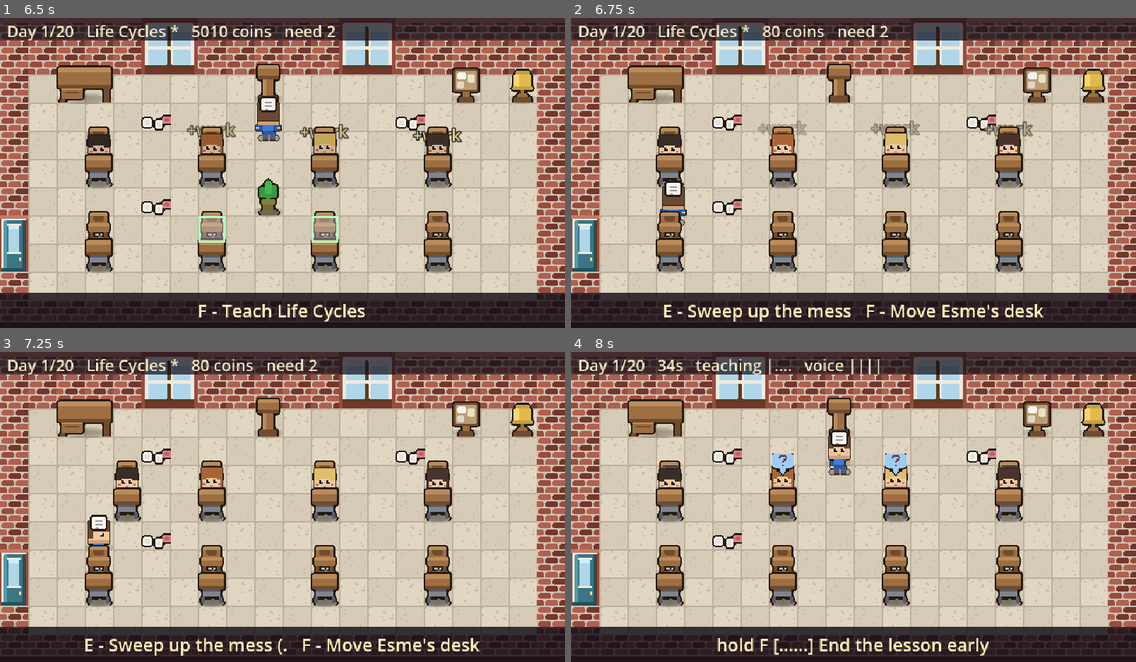
Above: before the commit, frames 1-4 (two rows, left to right).
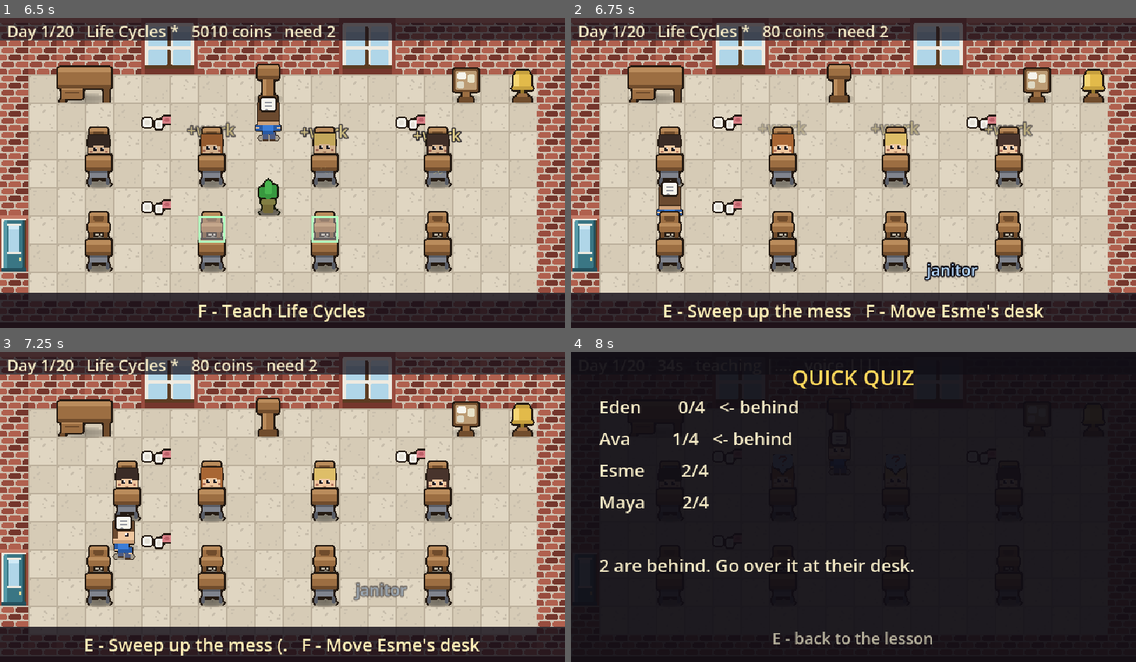
Above: after the commit, the same moments.

Repository: Mbottega16/EduSystem
Game: Godot game, scene res://tests/run.tscn
The game is run twice, just before and just after one commit, with the same random seed, the same clock (stepped at 60 frames per second) and the same inputs. This scene is started directly instead of the project's main scene.
Inputs (mouse positions are in pixels of both pictures, inside the frame that each line leads up to):
- Up to frame 1 (6.5 s): tap Enter at 0.5 s; move the mouse to (406, 157) at 0.52 s; hold D (move_right) 0.53-1.25 s; tap R (autopilot) at 0.6, 5.1 s; click (406, 157) at 0.67 s; tap Space at 0.77, 1.07, 3.77, 3.8, 4.07, 5.75 s; tap I (dashboard) at 0.8, 5.3 s; drag from (169, 188) to (322, 188) at 1.27 s; move the mouse to (339, 104) at 2.02 s; hold D (move_right) 2.03-2.75 s; tap E (interact) at 2.1 s; tap F (manage) at 2.3 s; drag from (254, 235) to (101, 188) at 2.77 s; move the mouse to (452, 219) at 3.52 s; hold A (move_left) 3.53-4.25 s; tap J at 3.6 s; tap Escape (cancel) at 4.15 s; drag from (113, 126) to (322, 188) at 4.27 s; move the mouse to (310, 173) at 5.02 s; hold S (move_down) 5.03-5.75 s; click (310, 173) at 5.17 s; drag from (197, 95) to (214, 188) at 5.77 s
- Up to frame 2 (6.75 s): move the mouse to (977, 157) at 6.52 s; hold W (move_up) from 6.53 s (still down); tap I (dashboard) at 6.6 s
- Up to frame 3 (7.25 s): keep holding W (move_up); tap Space at 6.77, 7.07 s; tap F (manage) at 6.8 s
- Up to frame 4 (8 s): release W (move_up) at 7.25 s; drag from (740, 522) to (582, 606) at 7.27 s

Frame 1 is identical in both runs. In frame 2, 0.6% of the frame differs, in the area x 15-73%, y 52-85%; in frame 3, 1.3%; in frame 4, 88%, in the area x 0-100%, y 0-98%.

Commit message:
A janitor to hire alongside the aide, and levels for both
User request: "make it so you can hire an aide and janitor, and give
them energy levels you can level up". The aide already existed; this
adds the janitor next to it, plus a shared levelling system for both
("energy levels" -> a level that makes them faster, per the design
questions this session opened with).

JANITOR (scripts/interact/mess.gd, scripts/world/classroom.gd,
Game.set_janitor/tick_janitor): same shape as the aide, one door over --
hire for a cost, pay a daily wage, and they act on a timer whether or not
you're watching. Where the aide collects finished work during a lesson,
the janitor cleans the room's own daily mess (mess_trash/mess_spill)
automatically -- one piece per interval, in ANY phase, since mess itself
isn't lesson-gated either. mess.gd gained auto_complete(), which pays the
same coin tip and does the same whole-prop removal a manual clean does,
just without the mash.

LEVELLING (Balance.staff_level_max/level_cost_base/level_cost_growth/
speedup_per_level, room_upkeep's neighbour "staff_levels" in
balance.json; Game.level_up_staff()/aide_interval()/janitor_interval()/
staff_level_cost()): once hired, E on their row again spends coins to
raise their level (capped at staff_level_max), which shortens their own
interval by a compounding speedup_per_level fraction -- same rising-cost
shape the room-expansion system already uses. Letting a hired helper go
is now a SEPARATE key (move_left, not E) precisely so the mash-to-hire/
level button can never fire somebody by accident -- and letting them go
loses the level you paid for, a real cost to firing rather than a free
undo.

hud.gd: the staff room's aide row became a shared _staff_row() renderer
for both aide and janitor, with level dots alongside the wage; every row
index after them (perks) shifted by one to make room.

Two real bugs the suite caught before landing:
- a test asserting the coin payout captured `coins_before` BEFORE hiring
  spent the hire cost, not after -- off by exactly janitor_cost. The
  product code was right; the test's own bookkeeping was wrong.
- none in the shipped feature itself, but the pre-existing "E again lets
  them go" test needed a real rewrite, not a patch, since that keybind's
  MEANING changed (fire -> level up) and firing moved to a different key
  entirely.

Run Tests.bat: 1189 assertions, all green (was 1166) -- 23 new, covering
hire/afford-check/interval-speedup/cap/fire-resets-level for both roles,
the janitor acting outside a lesson, wage upkeep, and a full classroom
integration test (world._spawn_mess() + a hired janitor actually removes
a real mess node with no E press). check_balance.py: 31 sections, every
staff_levels/janitor key read. check_docs.py: 273/273. Simulate a Term:
contract unmoved. Screenshotted the real staff room: both rows and their
prices fit the 11-row panel budget with room to spare.

Co-Authored-By: Claude Sonnet 5 <noreply@anthropic.com>

Diff:
--- a/data/balance.json
+++ b/data/balance.json
@@ -768,6 +768,19 @@
     "daily_wage": 18,
     "collect_seconds": 2.2
   },
+  "janitor": {
+    "_note": "Same shape as the aide, one door over: hired in the staff room, paid every day, and they clean the room's own daily mess (mess.gd) FOR you -- one piece per interval, any time of day, not lesson-gated like the aide, because mess isn't either. Same legwork/judgement line: there is no judgement in a spill, so there is nothing here hiring somebody out of.",
+    "hire_cost": 220,
+    "daily_wage": 15,
+    "clean_seconds": 3.0
+  },
+  "staff_levels": {
+    "_note": "Both the aide and the janitor can be trained up once hired -- E on their row again spends coins to raise their level, which shortens their own interval (collect_seconds / clean_seconds). Same rising-cost-per-level shape as buying a bigger room. Capped at max_level so a levelled aide is faster, never instant.",
+    "max_level": 5,
+    "level_cost_base": 40,
+    "level_cost_growth": 1.6,
+    "speedup_per_level": 0.15
+  },
   "school": {
     "_note": "Rooms you do not stand in. A delegated room is RESOLVED BY RUNNING THE LESSON with a hired teacher's poli …(229 unchanged characters)…
     "_furniture_note": "A delegated room's furniture is bought as a LEVEL rather than placed tile by tile. Placing furniture is a spatial puzzle about range, and the puzzle is only interesting in a room you can see. Buying the outcome is honest about that.",
--- a/scripts/autoload/game.gd
+++ b/scripts/autoload/game.gd
@@ -425,6 +425,10 @@
 	teaching = false
 	has_aide = false
 	_aide_timer = 0.0
+	aide_level = 1
+	has_janitor = false
+	_janitor_timer = 0.0
+	janitor_level = 1
 	test_active = false
 	voice = 1.0
 	last_inspection = {}
@@ -1340,6 +1344,17 @@
 var has_aide: bool = false
 ## Seconds until the aide reaches the next finished desk.
 var _aide_timer: float = 0.0
+## 1..Balance.staff_level_max. Each level shortens aide_interval() by
+## Balance.staff_speedup_per_level, compounding -- see aide_interval().
+var aide_level: int = 1
+
+## Have you hired a janitor? Same shape as the aide, one door over: they
+## clean the room's own daily mess (mess.gd) for you, one piece per
+## interval, any time of day rather than only during a lesson -- mess
+## itself isn't lesson-gated, so neither is this.
+var has_janitor: bool = false
+var _janitor_timer: float = 0.0
+var janitor_level: int = 1
 
 # --- consumables -------------------------------------------------------
 ## A treat for TODAY, bought at the noticeboard rather than placed in the
@@ -1392,6 +1407,9 @@
 	consumables_used_today.clear()
 
 signal aide_hired(on: bool)
+signal janitor_hired(on: bool)
+## `which` is "aide" or "janitor".
+signal staff_leveled(which: String, level: int)
 
 var attention: float = 0.0
 ## Whether the teacher is teaching RIGHT NOW, for the animation and the HUD.
@@ -1488,6 +1506,8 @@
 			return "You cannot afford an aide."
 	has_aide = on
 	_aide_timer = 0.0
+	if not on:
+		aide_level = 1   # letting them go loses the training you paid for
 	aide_hired.emit(has_aide)
 	return ""
 
@@ -1504,12 +1524,91 @@
 	_aide_timer -= delta
 	if _aide_timer > 0.0:
 		return null
-	_aide_timer = Balance.aide_collect
+	_aide_timer = aide_interval()
 	for s: StudentData in roster:
 		if s.has_work_to_collect():
 			s.collect_work()
 			return s
 	return null
+
+
+## How long between the aide's collections, right now. Level 1 is
+## Balance.aide_collect unchanged; each level above that compounds a
+## Balance.staff_speedup_per_level reduction, so a levelled aide gets
+## faster without ever hitting zero.
+func aide_interval() -> float:
+	Balance.ensure_loaded()
+	return Balance.aide_collect \
+		* pow(1.0 - Balance.staff_speedup_per_level, aide_level - 1)
+
+
+func janitor_interval() -> float:
+	Balance.ensure_loaded()
+	return Balance.janitor_clean \
+		* pow(1.0 - Balance.staff_speedup_per_level, janitor_level - 1)
+
+
+## Coins to raise EITHER staff member from `level` to `level + 1`. Same
+## rising-cost shape Grid expansion already uses, just base/growth read
+## from balance.json's staff_levels instead of school.room_cost*.
+func staff_level_cost(level: int) -> int:
+	Balance.ensure_loaded()
+	return int(round(Balance.staff_level_cost_base
+		* pow(Balance.staff_level_cost_growth, level - 1)))
+
+
+## `which` is "aide" or "janitor". Returns "" on success or why not.
+func level_up_staff(which: String) -> String:
+	Balance.ensure_loaded()
+	var hired: bool = has_aide if which == "aide" else has_janitor
+	if not hired:
+		return "Hire one first."
+	var level: int = aide_level if which == "aide" else janitor_level
+	if level >= Balance.staff_level_max:
+		return "Already fully trained."
+	if not spend(staff_level_cost(level)):
+		return "You cannot afford that."
+	level += 1
+	if which == "aide":
+		aide_level = level
+	else:
+		janitor_level = level
+	staff_leveled.emit(which, level)
+	return ""
+
+
+## Hire, or let go. Returns "" on success or why not.
+func set_janitor(on: bool) -> String:
+	Balance.ensure_loaded()
+	if on == has_janitor:
+		return "Nothing to change."
+	if on:
+		if not spend(Balance.janitor_cost):
+			return "You cannot afford a janitor."
+	has_janitor = on
+	_janitor_timer = 0.0
+	if not on:
+		janitor_level = 1
+	janitor_hired.emit(has_janitor)
+	return ""
+
+
+## The janitor works the room at any time of day -- mess isn't
+## lesson-gated, so neither is this, unlike tick_aide().
+##
+## Unlike the aide, Game does not own the room's mess list (that is
+## classroom.gd's), so this only answers the timing question: true means
+## "clean whatever is closest to hand right now", and the caller (which
+## does own the list) decides what that means.
+func tick_janitor(delta: float) -> bool:
+	Balance.ensure_loaded()
+	if not has_janitor:
+		return false
+	_janitor_timer -= delta
+	if _janitor_timer > 0.0:
+		return false
+	_janitor_timer = janitor_interval()
+	return true
 
 
 ## Feed or drain the class's attention. `at_front` is whether the teacher is
@@ -1691,6 +1790,8 @@
 	# rather than a purchase you make once and forget about.
 	if has_aide:
 		upkeep += Balance.aide_wage
+	if has_janitor:
+		upkeep += Balance.janitor_wage
 	# every teacher you employ, every day, taught or not
 	upkeep += wage_bill()
 	coins = maxi(0, coins - upkeep)
@@ -1993,6 +2094,9 @@
 		"term": term,
 		"specialism": specialism,
 		"has_aide": has_aide,
+		"aide_level": aide_level,
+		"has_janitor": has_janitor,
+		"janitor_level": janitor_level,
 		"chosen_lesson": chosen_lesson,
 		"assignment": assignment,
 		"term_history": term_history,
@@ -2039,6 +2143,9 @@
 	term = int(d.get("term", 1))
 	specialism = String(d.get("specialism", ""))
 	has_aide = bool(d.get("has_aide", false))
+	aide_level = int(d.get("aide_level", 1))
+	has_janitor = bool(d.get("has_janitor", false))
+	janitor_level = int(d.get("janitor_level", 1))
 	chosen_lesson = String(d.get("chosen_lesson", ""))
 	assignment = d.get("assignment", {}).duplicate()
 	run_over = bool(d.get("run_over", false))
--- a/scripts/data/balance.gd
+++ b/scripts/data/balance.gd
@@ -96,6 +96,17 @@
 static var aide_wage: int = 18
 static var aide_collect: float = 2.2
 
+# --- the janitor -----------------------------------------------------------
+static var janitor_cost: int = 220
+static var janitor_wage: int = 15
+static var janitor_clean: float = 3.0
+
+# --- levelling the aide/janitor up ----------------------------------------
+static var staff_level_max: int = 5
+static var staff_level_cost_base: int = 40
+static var staff_level_cost_growth: float = 1.6
+static var staff_speedup_per_level: float = 0.15
+
 # --- autopilot -----------------------------------------------------------
 static var auto_speed: float = 1.35
 static var auto_arrive: int = 1
@@ -324,6 +335,17 @@
 	aide_wage = int(ai.get("daily_wage", aide_wage))
 	aide_collect = float(ai.get("collect_seconds", aide_collect))
 
+	var ja: Dictionary = d.get("janitor", {})
+	janitor_cost = int(ja.get("hire_cost", janitor_cost))
+	janitor_wage = int(ja.get("daily_wage", janitor_wage))
+	janitor_clean = float(ja.get("clean_seconds", janitor_clean))
+
+	var sl: Dictionary = d.get("staff_levels", {})
+	staff_level_max = int(sl.get("max_level", staff_level_max))
+	staff_level_cost_base = int(sl.get("level_cost_base", staff_level_cost_base))
+	staff_level_cost_growth = float(sl.get("level_cost_growth", staff_level_cost_growth))
+	staff_speedup_per_level = float(sl.get("speedup_per_level", staff_speedup_per_level))
+
 	var ap: Dictionary = d.get("autopilot", {})
 	auto_speed = float(ap.get("speed_multiplier", auto_speed))
 	auto_arrive = int(ap.get("arrive_tiles", auto_arrive))
--- a/scripts/interact/mess.gd
+++ b/scripts/interact/mess.gd
@@ -42,9 +42,18 @@
 	_presses += 1
 	Sfx.play_varied("paper")
 	used.emit(by)
-	if _presses < Balance.mess_clean_presses:
-		return
+	if _presses >= Balance.mess_clean_presses:
+		_finish()
 
+
+## The janitor does this instantly, in one go -- they don't mash E, they
+## just do the job. Same payout and the same removal as finishing it by
+## hand; only the path there differs.
+func auto_complete() -> void:
+	_finish()
+
+
+func _finish() -> void:
 	Game.add_coins(Balance.mess_clean_reward)
 	cleaned.emit(self, kind)
 	# Freeing THIS node only removed the invisible Area2D that answers E --
--- a/scripts/ui/hud.gd
+++ b/scripts/ui/hud.gd
@@ -2120,10 +2120,10 @@
 		# open the shop, and there is no useful action attached to it.
 		return Items.available_in_category(String(cats[_cat]))
 	if _shop == Shop.STAFF:
-		# The aide sits at the top of the same list as the perks, so the
-		# screen keeps ONE cursor. A second selection model on one screen is
-		# how a UI starts needing a diagram.
-		var staff: Array = ["aide"]
+		# The aide and janitor sit at the top of the same list as the
+		# perks, so the screen keeps ONE cursor. A second selection model
+		# on one screen is how a UI starts needing a diagram.
+		var staff: Array = ["aide", "janitor"]
 		staff.append_array(Progress.perk_order())
 		return staff
 	if _shop == Shop.ROOM:
@@ -2309,6 +2309,27 @@
 	return "helps %s, %s" % [strength, span]
 
 
+## One line for the aide or the janitor: hired state, level dots, wage.
+## Shared because the two are the same shape end to end -- see
+## Game.level_up_staff()'s own comment.
+func _staff_row(idx: int, label: String, hired: bool, level: int,
+		wage: int, cost: int) -> String:
+	Balance.ensure_loaded()
+	var status: String
+	if not hired:
+		status = "%d coins" % cost
+	elif level >= Balance.staff_level_max:
+		status = "hired, MAX, %d/day" % wage
+	else:
+		status = "hired, %d/day, next %d" % [wage, Game.staff_level_cost(level)]
+	var dots := ""
+	if hired:
+		dots = " " + BAR_FULL.repeat(level) + BAR_EMPTY.repeat(Balance.staff_level_max - level)
+	return "%s [color=#%s]%-17s[/color]%s [color=#%s]%s[/color]" % [
+		">" if _sel == idx else " ", C_ROOM, label, dots,
+		C_GOOD if hired else C_COIN, status]
+
+
 ## The staff-room board: what you have learned to do better.
 func _render_staff() -> Array[String]:
 	Balance.ensure_loaded()
@@ -2318,13 +2339,11 @@
 		"" if Game.perk_points_free() == 1 else "s"])
 	lines.append("")
 
-	# row 0: the aide
-	var hired: bool = Game.has_aide
-	lines.append("%s [color=#%s]%-17s[/color] [color=#%s]%s[/color]" % [
-		">" if _sel == 0 else " ", C_ROOM, "Teacher's aide",
-		C_GOOD if hired else C_COIN,
-		"hired, %d/day" % Balance.aide_wage if hired
-			else "%d coins" % Balance.aide_cost])
+	# rows 0-1: the aide and the janitor, same shape, same controls
+	lines.append(_staff_row(0, "Teacher's aide", Game.has_aide,
+		Game.aide_level, Balance.aide_wage, Balance.aide_cost))
+	lines.append(_staff_row(1, "Janitor", Game.has_janitor,
+		Game.janitor_level, Balance.janitor_wage, Balance.janitor_cost))
 
 	var order := Progress.perk_order()
 	for i in order.size():
@@ -2333,17 +2352,23 @@
 		var have := Game.perk_rank(id)
 		var cap := Progress.max_rank(id)
 		lines.append("%s %-17s [color=#%s]%s[/color]" % [
-			">" if i + 1 == _sel else " ", String(d.get("name", id)),
+			">" if i + 2 == _sel else " ", String(d.get("name", id)),
 			C_LESSON if have > 0 else DIM,
 			BAR_FULL.repeat(have) + BAR_EMPTY.repeat(cap - have)])
 	lines.append("")
-	if _sel == 0:
+	if _sel == 0 or _sel == 1:
+		var hired: bool = Game.has_aide if _sel == 0 else Game.has_janitor
+		var maxed: bool = (Game.aide_level if _sel == 0 else Game.janitor_level) \
+			>= Balance.staff_level_max
+		var blurb := "They collect finished work so you can stay at the front." \
+			if _sel == 0 else "They clean the room's mess for you, any time of day."
 		lines.append("[color=#%s]%s[/color]" % [DIM,
-			"They collect finished work so you can stay at the front."
-			if not hired else "E again to let them go."])
+			blurb if not hired
+			else ("Fully trained." if maxed else "E again to train them up a level.")
+			+ ("" if not hired else "  Left arrow to let them go.")])
 	elif not order.is_empty():
 		lines.append("[color=#%s]%s[/color]" % [DIM,
-			String(Progress.perk_def(order[_sel - 1]).get("blurb", ""))])
+			String(Progress.perk_def(order[_sel - 2]).get("blurb", ""))])
 	return lines
 
 
@@ -2704,6 +2729,14 @@
 			_sel = 0
 			Sfx.play("blip")
 			_render_catalogue()
+		elif (_shop == Shop.STAFF and (_sel == 0 or _sel == 1)
+				and Input.is_action_just_pressed("move_left")):
+			# Letting go, not levelling -- a separate key from E on purpose,
+			# so a mis-timed mash of the hire/train button can never fire
+			# somebody by accident.
+			var fe := Game.set_aide(false) if _sel == 0 else Game.set_janitor(false)
+			Sfx.play("deny" if fe != "" else "blip")
+			_render_catalogue()
 		elif Input.is_action_just_pressed("menu"):
 			_shop = (_shop + 1) % 4      # buy -> sell -> staff -> the room
 			_sel = 0
@@ -2724,10 +2757,15 @@
 				Sfx.play("deny" if e != "" else "coins")
 				_render_catalogue()
 			elif _shop == Shop.STAFF:
-				if _sel == 0:
-					# hiring, or letting them go
-					var ae := Game.set_aide(not Game.has_aide)
-					Sfx.play("deny" if ae != "" else "coins")
+				if _sel == 0 or _sel == 1:
+					var which := "aide" if _sel == 0 else "janitor"
+					var hired: bool = Game.has_aide if _sel == 0 else Game.has_janitor
+					# Not hired yet: E hires. Already hired: E trains them
+					# up a level instead -- letting them go is move_left,
+					# above, a deliberately different key.
+					var se := (Game.set_aide(true) if _sel == 0 else Game.set_janitor(true)) \
+						if not hired else Game.level_up_staff(which)
+					Sfx.play("deny" if se != "" else "coins")
 				else:
 					var err := Game.buy_perk(String(rows[_sel]))
 					Sfx.play("deny" if err != "" else "confirm")
--- a/scripts/world/classroom.gd
+++ b/scripts/world/classroom.gd
@@ -417,6 +417,15 @@
 			else:
 				lesson_auto_ended.emit(end_lesson())
 	_refresh_bubbles()
+	# The janitor, unlike the aide above, is NOT inside the LESSON-only
+	# block: mess isn't lesson-gated (see mess.gd), so cleaning it up for
+	# you shouldn't be either.
+	if Game.tick_janitor(delta) and not messes.is_empty():
+		var swept: Interactable = messes[0]
+		var at: Vector2 = swept.get_parent().global_position
+		swept.auto_complete()
+		Floater.pop(self, at + Vector2(0, -20), "janitor",
+			Color(0.72, 0.86, 1.0))
 
 
 ## The "?" over a stuck student and the finished sheet on their desk, both
--- a/tests/run.gd
+++ b/tests/run.gd
@@ -1550,6 +1550,21 @@
 		chk("the whole prop -- sprite included -- is gone, not just the "
 			+ "invisible interact area", not is_instance_valid(body))
 
+	# --- a hired janitor cleans the room on their own, no E needed ---
+	world._spawn_mess()   # a known, non-empty starting point
+	var jm_before: int = world.messes.size()
+	chk("something to clean, for the janitor to find", jm_before > 0)
+	Game.coins = 5000
+	chk("hiring a janitor", Game.set_janitor(true) == "")
+	var jcoins_before: int = Game.coins   # AFTER the hire cost, not before
+	Game._janitor_timer = 0.0   # due immediately, rather than waiting real seconds
+	await step(2)
+	chk("the janitor cleaned something without a single E press",
+		world.messes.size() < jm_before, world.messes.size())
+	chk("and it paid the same coin tip a manual clean would",
+		Game.coins == jcoins_before + Balance.mess_clean_reward, Game.coins)
+	Game.set_janitor(false)
+
 	Game.new_run(SEED)
 	await step(2)
 
@@ -4734,14 +4749,75 @@
 	chk("their wage is in the day's upkeep",
 		int(report["upkeep"]) >= Balance.aide_wage, report["upkeep"])
 
+	# --- levelling the aide up ---
+	Game.coins = 5000
+	var interval_before: float = Game.aide_interval()
+	chk("level 1 is the unmodified interval",
+		is_equal_approx(interval_before, Balance.aide_collect), interval_before)
+	var lvl_before: int = Game.coins
+	chk("levelling up costs coins and raises the level",
+		Game.level_up_staff("aide") == "" and Game.aide_level == 2,
+		Game.aide_level)
+	chk("and it costs what staff_level_cost(1) says",
+		Game.coins == lvl_before - Game.staff_level_cost(1), Game.coins)
+	chk("a levelled aide is faster, not just numbered differently",
+		Game.aide_interval() < interval_before, Game.aide_interval())
+	Game.coins = 0
+	chk("cannot afford the next level on nothing",
+		Game.level_up_staff("aide") != "")
+	Game.coins = 999999
+	for i in Balance.staff_level_max:
+		Game.level_up_staff("aide")
+	chk("levelling is capped at staff_level_max",
+		Game.aide_level == Balance.staff_level_max, Game.aide_level)
+	chk("and trying past the cap says so rather than overshooting",
+		Game.level_up_staff("aide") != "")
+
 	Game.set_aide(false)
 	chk("and you can let them go", not Game.has_aide)
+	chk("letting them go loses the training you paid for",
+		Game.aide_level == 1, Game.aide_level)
 
 	Game.save_game()
 	Game.set_aide(true)
 	Game.load_game()
 	chk("whether you have one survives a save", not Game.has_aide)
 	Game.delete_save()
+
+	# --- the janitor: same shape as the aide, one door over ---
+	Game.new_run(SEED)
+	await step(2)
+	chk("you start without a janitor either", not Game.has_janitor)
+	Game.coins = 0
+	chk("and cannot afford one on nothing", Game.set_janitor(true) != "")
+	Game.coins = Balance.janitor_cost + 10
+	chk("hiring works", Game.set_janitor(true) == "")
+	chk("and it cost what it says", Game.coins == 10, Game.coins)
+
+	# unlike the aide, this works in ANY phase -- mess isn't lesson-gated
+	Game.set_phase(Game.Phase.MORNING)
+	var acted := false
+	for i in 400:
+		if Game.tick_janitor(1.0 / 60.0):
+			acted = true
+	chk("the janitor's timer fires outside a lesson too", acted)
+
+	Game.coins = 5000
+	var jbefore: float = Game.janitor_interval()
+	chk("levelling the janitor up speeds them up the same way",
+		Game.level_up_staff("janitor") == "" and Game.janitor_level == 2
+		and Game.janitor_interval() < jbefore, Game.janitor_interval())
+
+	Game.set_phase(Game.Phase.AFTERNOON)
+	Game.coins = 5000
+	var jday_before: int = Game.coins
+	var jreport := Game.advance_day()
+	chk("the janitor's wage is in the day's upkeep too",
+		int(jreport["upkeep"]) >= Balance.janitor_wage, jreport["upkeep"])
+
+	Game.set_janitor(false)
+	chk("letting the janitor go also resets their training",
+		not Game.has_janitor and Game.janitor_level == 1, Game.janitor_level)
 
 	Game.new_run(SEED)
 	await step(2)
@@ -7098,7 +7174,8 @@
 	Game.add_teacher_xp(Balance.teacher_xp_per_level * 3)
 	await tap("menu")
 	await tap("menu")
-	# THE AIDE is row 0 of the staff room now, so the perks start at row 1.
+	# THE AIDE is row 0 and the JANITOR row 1 of the staff room now, so
+	# the perks start at row 2.
 	Game.coins = 5000
 	var coins_before: int = Game.coins
 	chk("the staff room opens on the aide", hud._sel == 0, hud._sel)
@@ -7106,9 +7183,19 @@
 	chk("E hires them", Game.has_aide)
 	chk("and it costs what it says", Game.coins == coins_before - Balance.aide_cost,
 		"%d -> %d" % [coins_before, Game.coins])
+
+	var before_level_up: int = Game.coins
 	await tap("interact")
-	chk("E again lets them go", not Game.has_aide)
-
+	chk("E again, now hired, trains them up a level instead of firing them",
+		Game.has_aide and Game.aide_level == 2, Game.aide_level)
+	chk("and that costs coins too",
+		Game.coins == before_level_up - Game.staff_level_cost(1), Game.coins)
+
+	await tap("move_left")
+	chk("move_left lets them go instead", not Game.has_aide)
+	chk("and the training is lost with them", Game.aide_level == 1, Game.aide_level)
+
+	await tap("move_down")
 	await tap("move_down")
 	var spent_before: int = Game.perk_points_spent()
 	await tap("interact")
Not shown, changed: tests/assertion_count.txt
Not shown, changed: CLAUDE.md
Not shown, changed: README.md
Not shown, changed: docs/GDD.md
Not shown, changed: docs/SALVAGE.md
